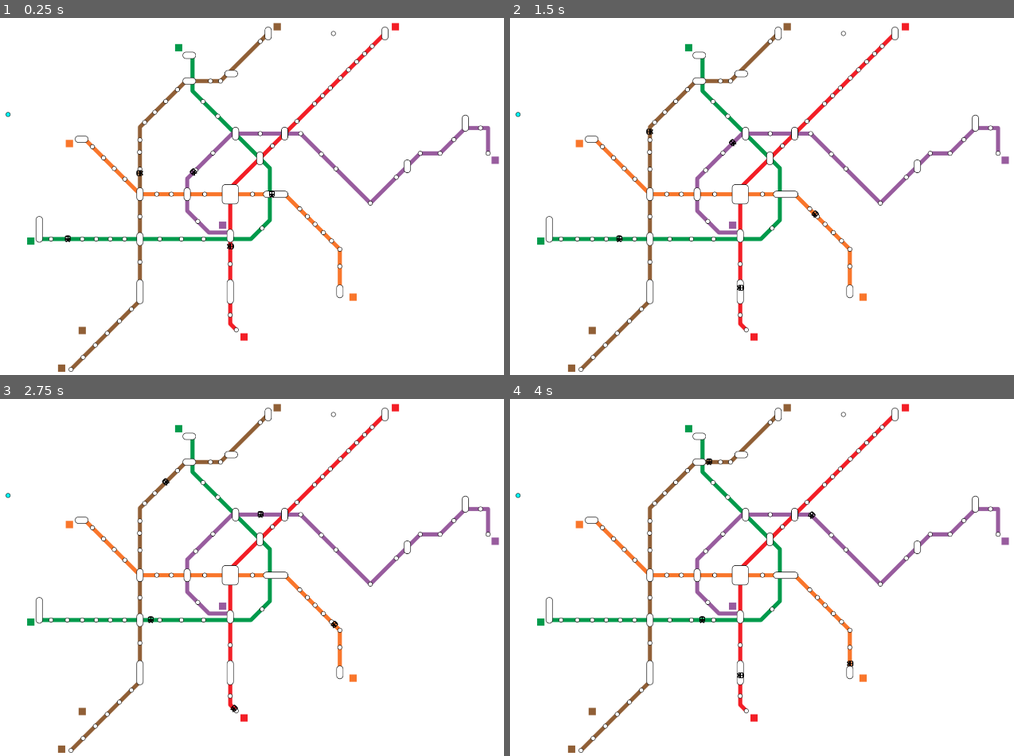
Above: before the commit, frames 1-4 (two rows, left to right).
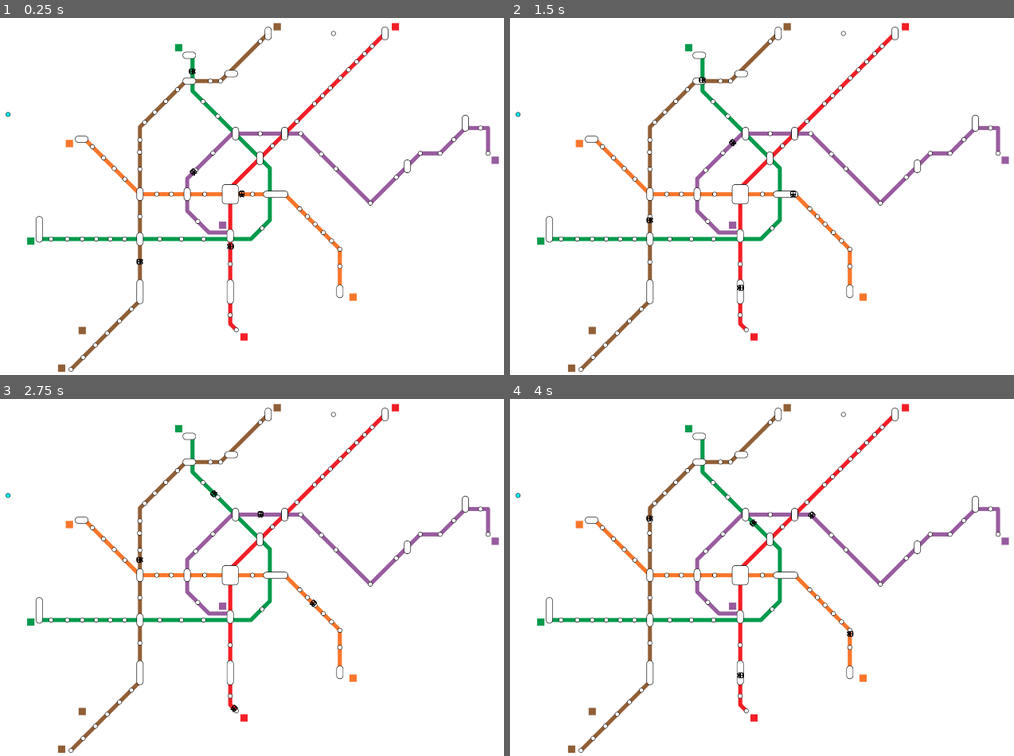
Above: after the commit, the same moments.

Repository: majohannsen/vienna-subway-map
Game: Godot game, scene res://main.tscn
The game is run twice, just before and just after one commit, with the same random seed, the same clock (stepped at 60 frames per second) and the same inputs.
Inputs:
- Up to frame 1 (0.25 s): no input
- Up to frame 2 (1.5 s): no input
- Up to frame 3 (2.75 s): no input
- Up to frame 4 (4 s): no input

The runs differ from the first frame. In frame 1, 0.1% of the frame differs, in the area x 12-55%, y 14-70%; in frame 2, 0.1%; in frame 3, 0.1%; in frame 4, 0.1%, in the area x 27-69%, y 16-76%.

Commit message:
log when train is near station

Diff:
--- a/PathFollow2D.gd
+++ b/PathFollow2D.gd
@@ -3,12 +3,17 @@
 var t:float
 var direction:bool
 var speedFactor := 200
+var curve:Curve2D
 var pathLength:float
+var points:PackedVector2Array
 
 # Called when the node enters the scene tree for the first time.
 func _ready():
-	pathLength = self.get_parent().get_curve().get_baked_length()
+	curve = self.get_parent().get_curve()
+	pathLength = curve.get_baked_length()
 	t = randf() * pathLength
+	points = curve.tessellate(0,90)
+	print(points)
 
 
 # Called every frame. 'delta' is the elapsed time since the previous frame.
@@ -24,3 +29,9 @@
 			t = pathLength
 			direction = !direction
 	self.progress = t
+	var position = self.position
+	for i in range(points.size()):
+		var point = points[i]
+		var distance = position.distance_to(point)
+		if (distance < 5):
+			print(distance)
--- a/main.tscn
+++ b/main.tscn
@@ -76,12 +76,12 @@
 [node name="Path2D U3" type="Path2D" parent="Control2"]
 curve = SubResource("Curve2D_x6a4t")
 
-[node name="PathFollow2D" parent="Control2/Path2D U3" instance=ExtResource("2_ewujf")]
+[node name="PathFollower" parent="Control2/Path2D U3" instance=ExtResource("2_ewujf")]
 
 [node name="Path2D U4" type="Path2D" parent="Control2"]
 curve = SubResource("Curve2D_ajd41")
 
-[node name="PathFollow2D" parent="Control2/Path2D U4" instance=ExtResource("2_ewujf")]
+[node name="PathFollower" parent="Control2/Path2D U4" instance=ExtResource("2_ewujf")]
 position = Vector2(606, 1339)
 rotation = -0.000783699
 
